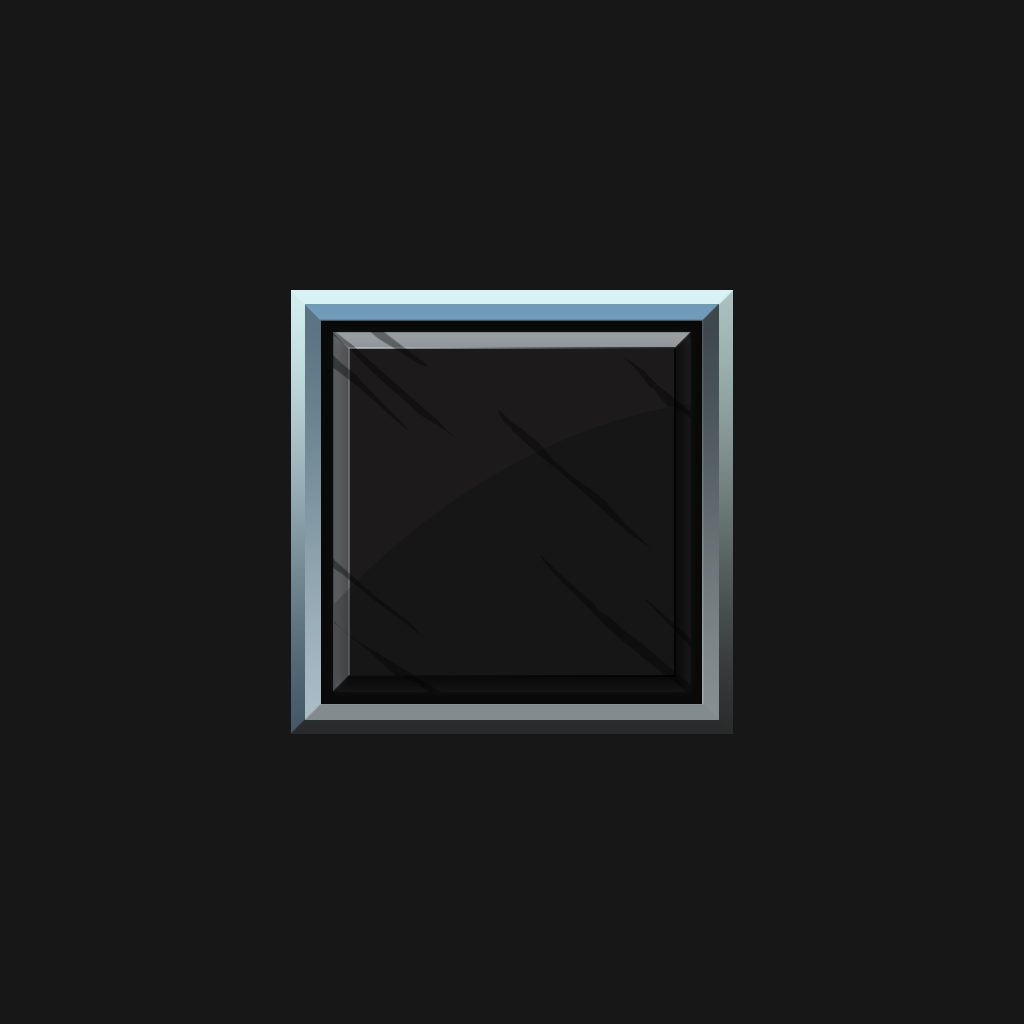
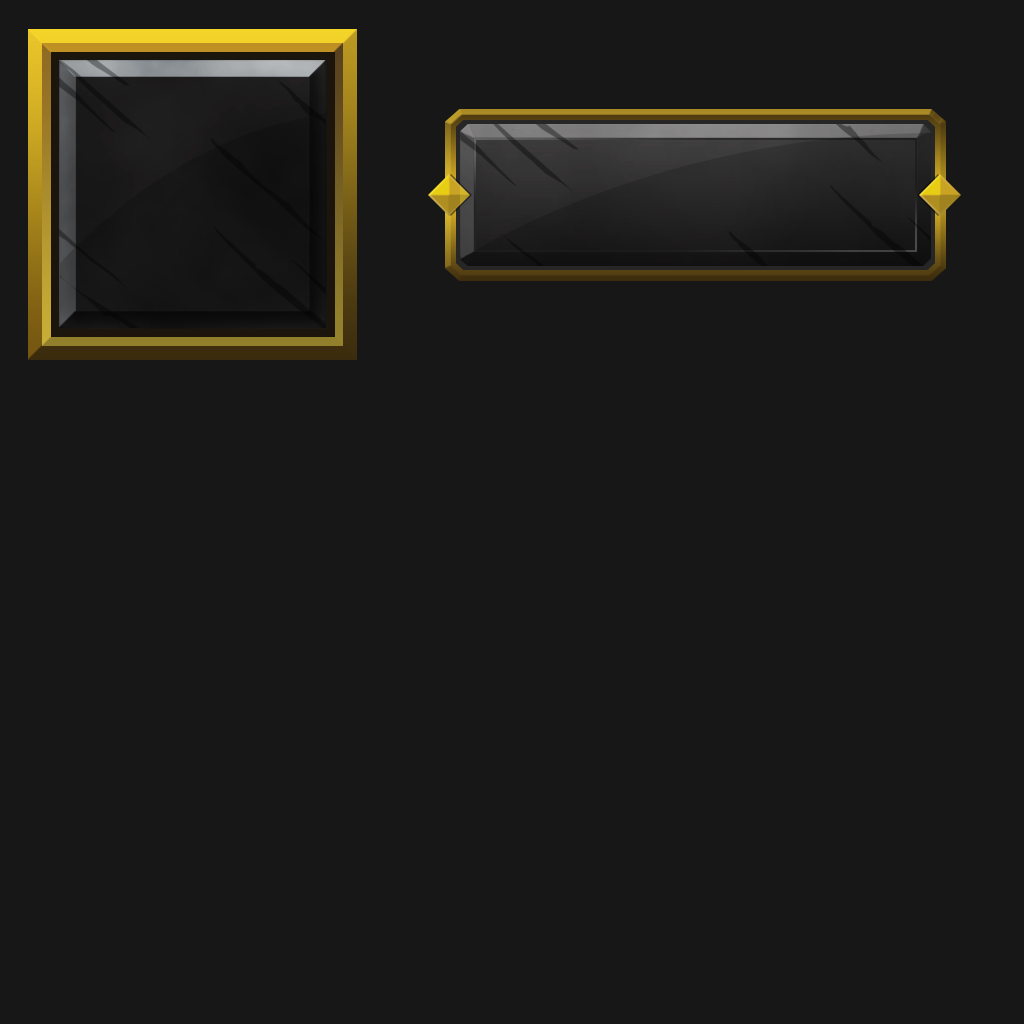
Comparing the layer stacks of the two 1024px x 1024px images. Changes:
added layer "Camada 1 copiar 3" above "Camada 1 copiar 2" over left=428, top=109, right=961, bottom=281
added layer "Forma 1 copiar" above "Retângulo 1 copiar 7" over left=28, top=29, right=357, bottom=360
hid "Forma 1", painted on it over left=60, top=61, right=691, bottom=605
removed layer "Camada 1" over left=327, top=326, right=697, bottom=698
hid "Retângulo 1 copiar", painted on it over left=51, top=52, right=702, bottom=704
hid "Retângulo 1", painted on it over left=28, top=29, right=733, bottom=734
